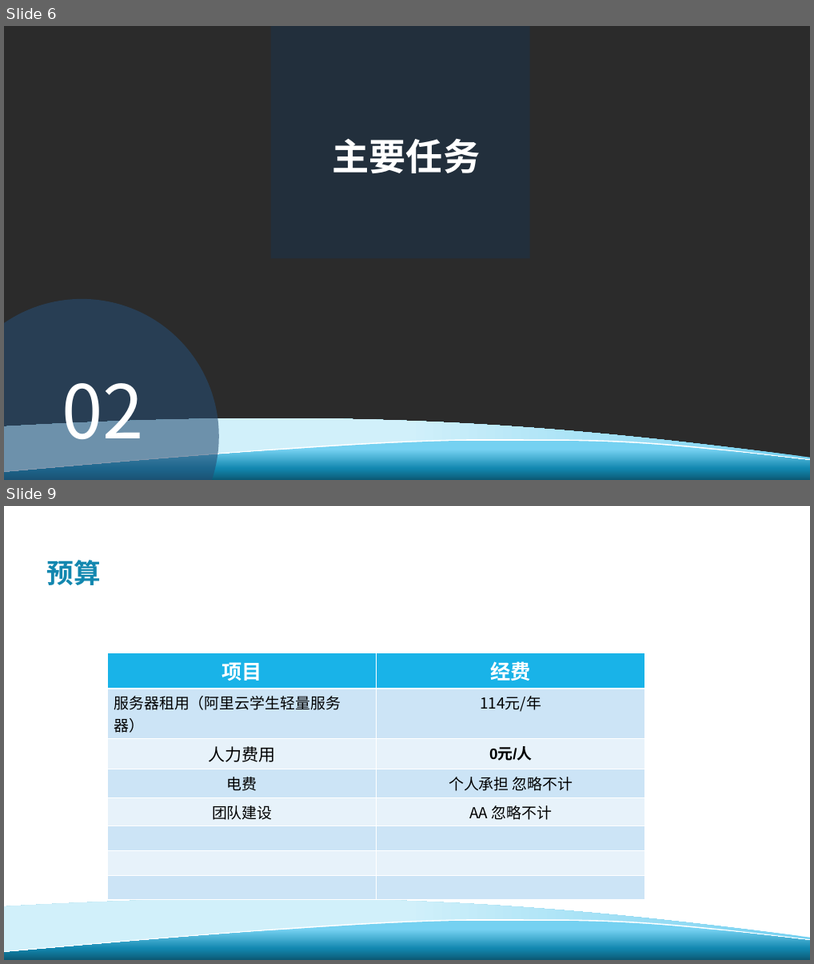
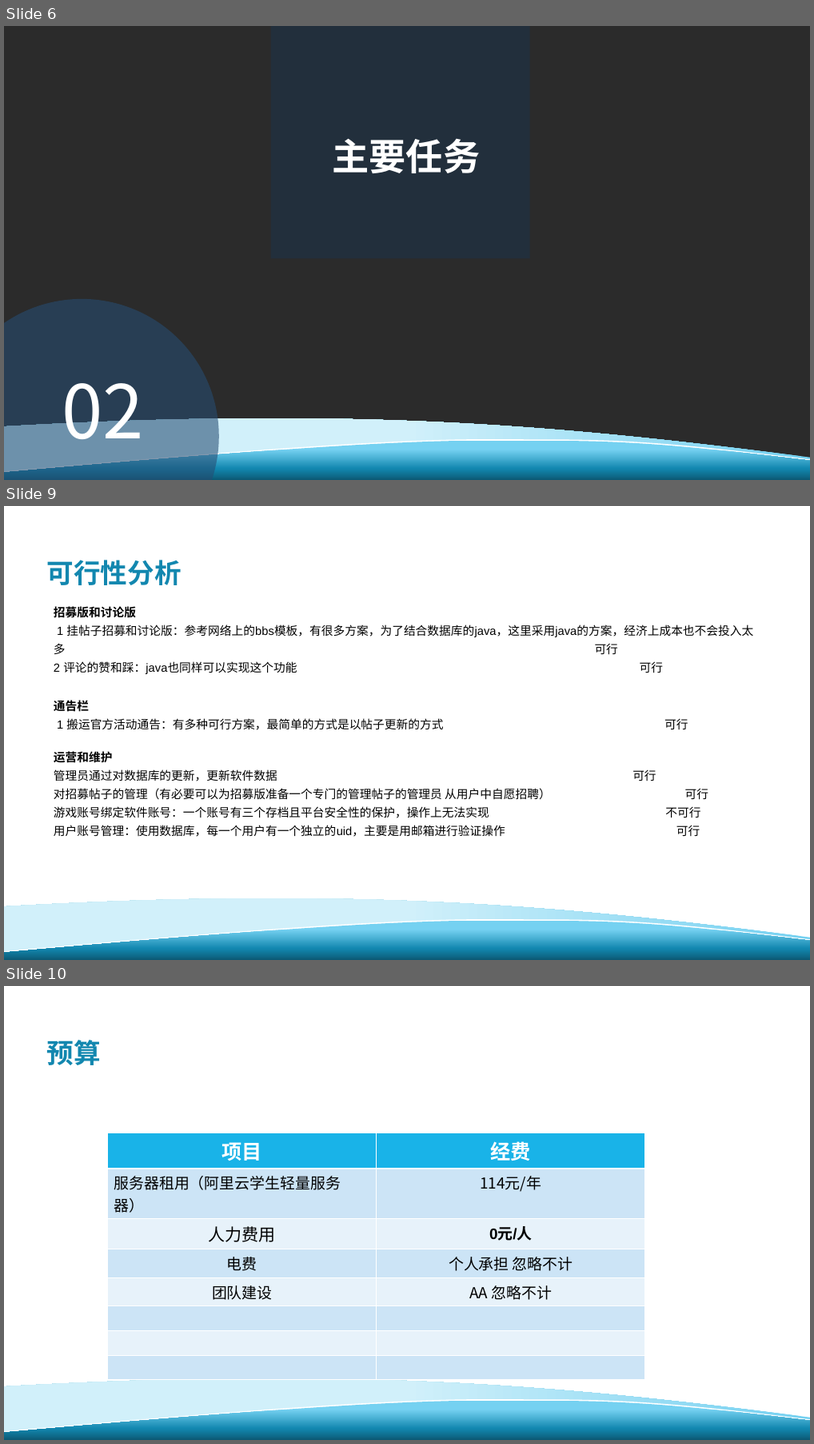
Before and after one commit to davejunction/MHWhelper, a slide deck: SE2019春-G24-项目计划书.pptx. Shown one above the other, each under a label of ours: slides 6 and 9 before the commit, slides 6, 9 and 10 after it; the slides between them are not shown. The pictures are 814x964 and 814x1444 pixels, drawn with LibreOffice and Linux fonts; fonts in the diff are those of the drawing; background and template pictures are left out; a plain dark background stands for a picture behind light text. Boxes give left, top, right and bottom in pixels: in the first picture for what was removed or moved away, otherwise in the second. Text is boxed around its words. In the diff, an @@ line names an element or a change of style, - is before the commit and + after.

```diff
--- a/SE2019春-G24-项目计划书.pptx
+++ b/SE2019春-G24-项目计划书.pptx
@@ slide 9 added at [4, 506, 810, 960], background #FFFFFF; not listed: 3 template elements that a slide beside it also shows @@
@@ title added at [47, 560, 182, 585], 32 pt, text #1287AF, bold @@
+可行性分析
@@ text added at [54, 606, 754, 674], 14 pt, text #000000 @@
+招募版和讨论版
+1 挂帖子招募和讨论版：参考网络上的bbs模板，有很多方案，为了结合数据库的java，这里采用java的方案，经济上成本也不会投入太多 可行
+2 评论的赞和踩：java也同样可以实现这个功能 可行
@@ text added at [54, 700, 688, 730], 14 pt, text #000000 @@
+通告栏
+1 搬运官方活动通告：有多种可行方案，最简单的方式是以帖子更新的方式 可行
@@ text added at [54, 751, 709, 836], 14 pt, text #000000 @@
+运营和维护
+管理员通过对数据库的更新，更新软件数据 可行
+对招募帖子的管理（有必要可以为招募版准备一个专门的管理帖子的管理员 从用户中自愿招聘） 可行
+游戏账号绑定软件账号：一个账号有三个存档且平台安全性的保护，操作上无法实现 不可行
+用户账号管理：使用数据库，每一个用户有一个独立的uid，主要是用邮箱进行验证操作 可行
@@ what was slide 9 is now slide 10 @@
```
Also in this commit, not shown: 3 slides changed, 2 other slides added, 1 slide removed.
